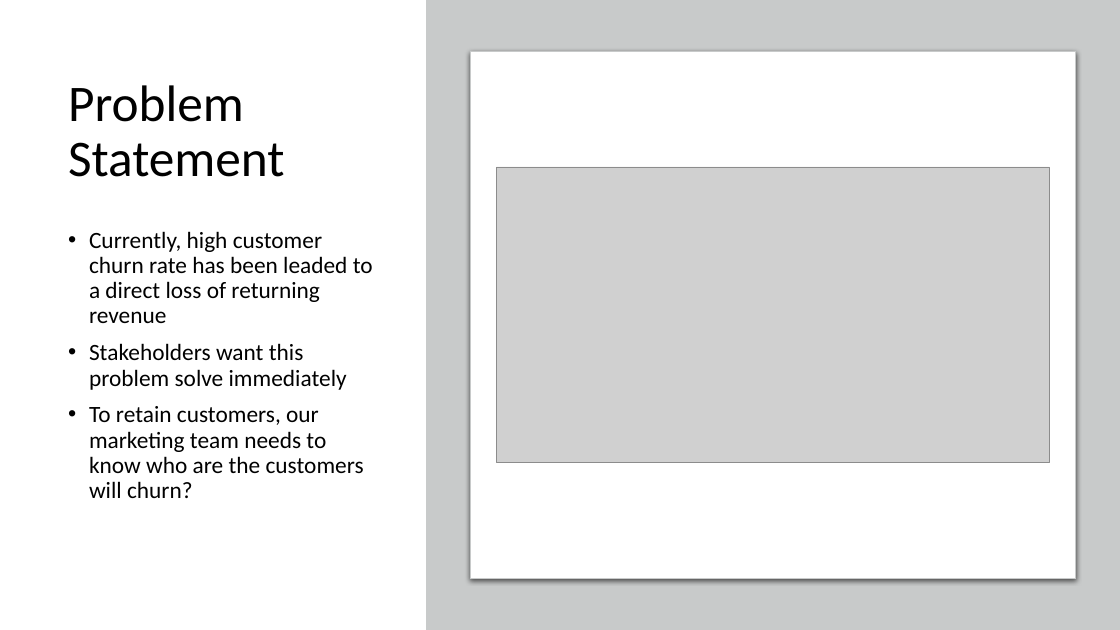
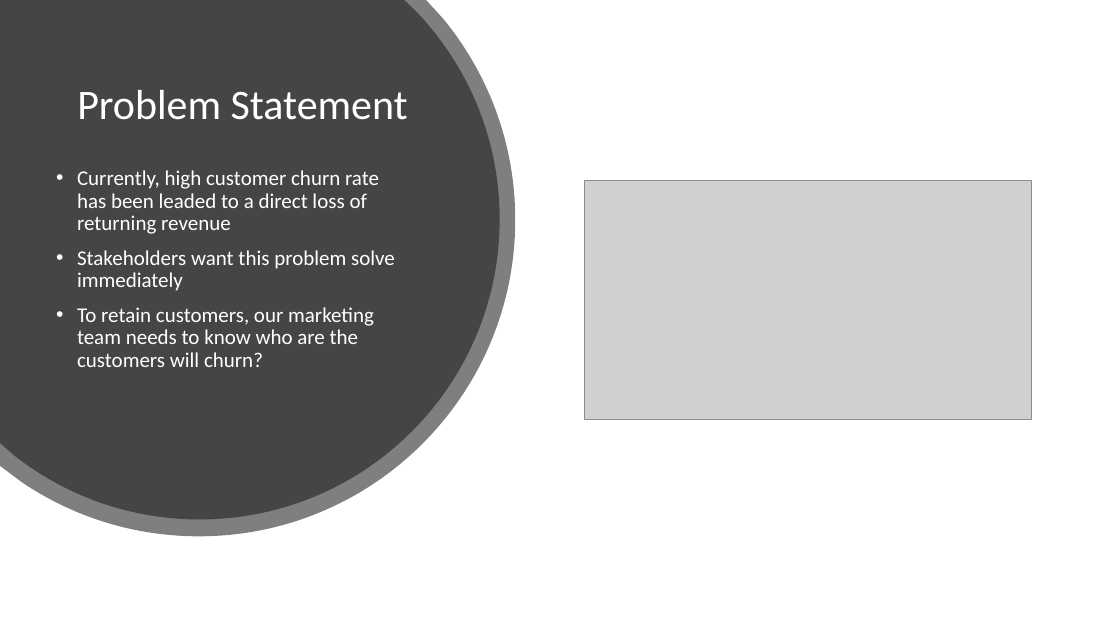
Before and after one commit to jinshuochen/Spring-Board-Capstone-Three, a slide deck: slide 2 of Customer Churn/reports/Customer Churn Final Presentation.pptx. Drawn at 1120x630 pixels with LibreOffice and Linux fonts; fonts in the diff are those of the drawing; grey boxes stand for pictures. Boxes give left, top, right and bottom in pixels: in the first picture for what was removed or moved away, otherwise in the second. Text is boxed around its words. In the diff, an @@ line names an element or a change of style, - is before the commit and + after.

Commit message:
Updated Final Presentation
Changed the background

```diff
--- a/Customer Churn/reports/Customer Churn Final Presentation.pptx
+++ b/Customer Churn/reports/Customer Churn Final Presentation.pptx
@@ background #000000 to #454545 @@
@@ rectangle: place and size @@
-rectangle at box(426, 0, 1120, 630)
+rectangle at box(0, 0, 1120, 630)
@@ rectangle at box(0, 0, 1120, 630): fill #C8CACA to #FFFFFF @@
@@ freeform shape added at box(0, 0, 515, 537), fill #000000 at 50% opacity @@
@@ freeform shape added at box(0, 0, 500, 519), fill #454545 @@
@@ title "Problem Statement": place and size @@
-title "Problem Statement" at box(68, 85, 285, 177)
+title "Problem Statement" at box(77, 90, 408, 120)
@@ title "Problem Statement" at box(77, 90, 408, 120): size 44 to 36 pt @@
@@ rounded rectangle removed at box(471, 51, 1075, 579) @@
@@ text "Currently, high customer churn rate ...": place and size @@
-text "Currently, high customer churn rate ..." at box(89, 231, 373, 498)
+text "Currently, high customer churn rate ..." at box(77, 170, 395, 367)
@@ text "Currently, high customer churn rate ..." at box(77, 170, 395, 367): size 20 to 18 pt @@
@@ picture: place and size @@
-picture at box(497, 167, 1049, 463)
+picture at box(584, 181, 1032, 420)
```
Also in this commit, not shown: 17 other slides changed, 1 slide removed.
